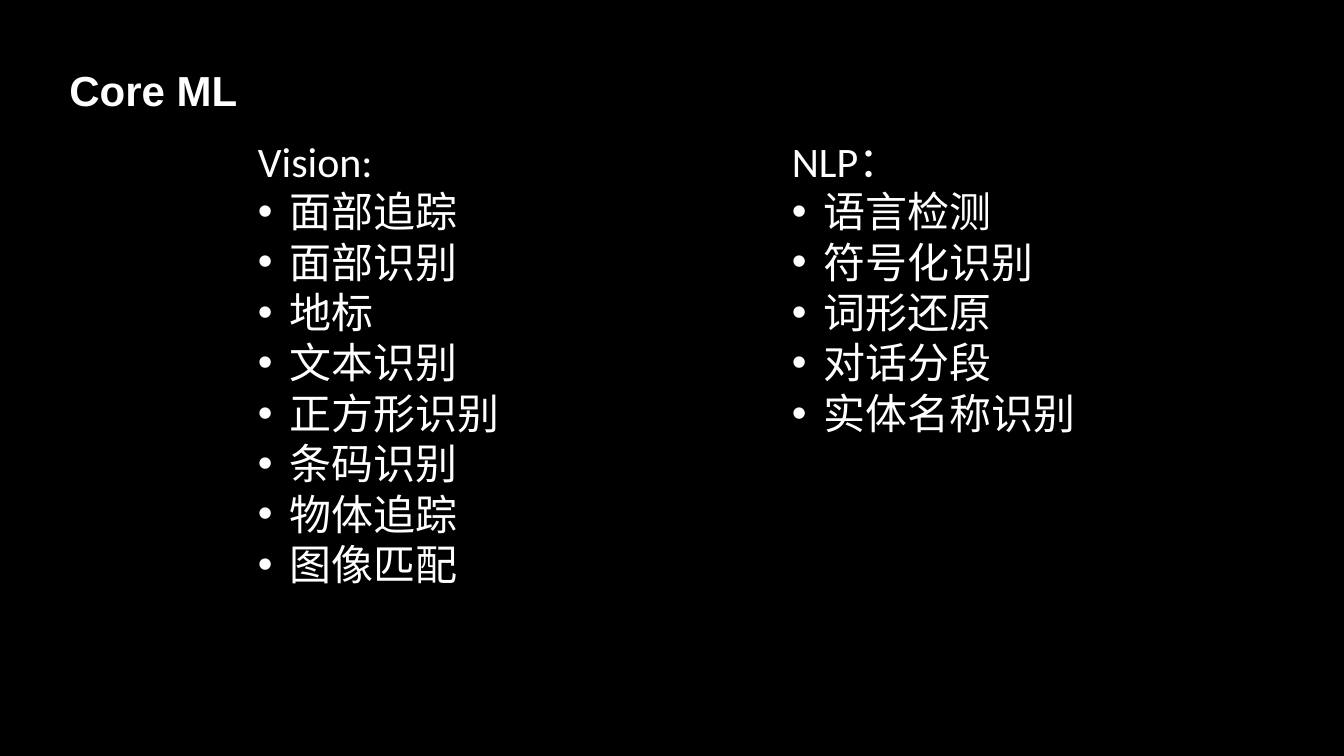
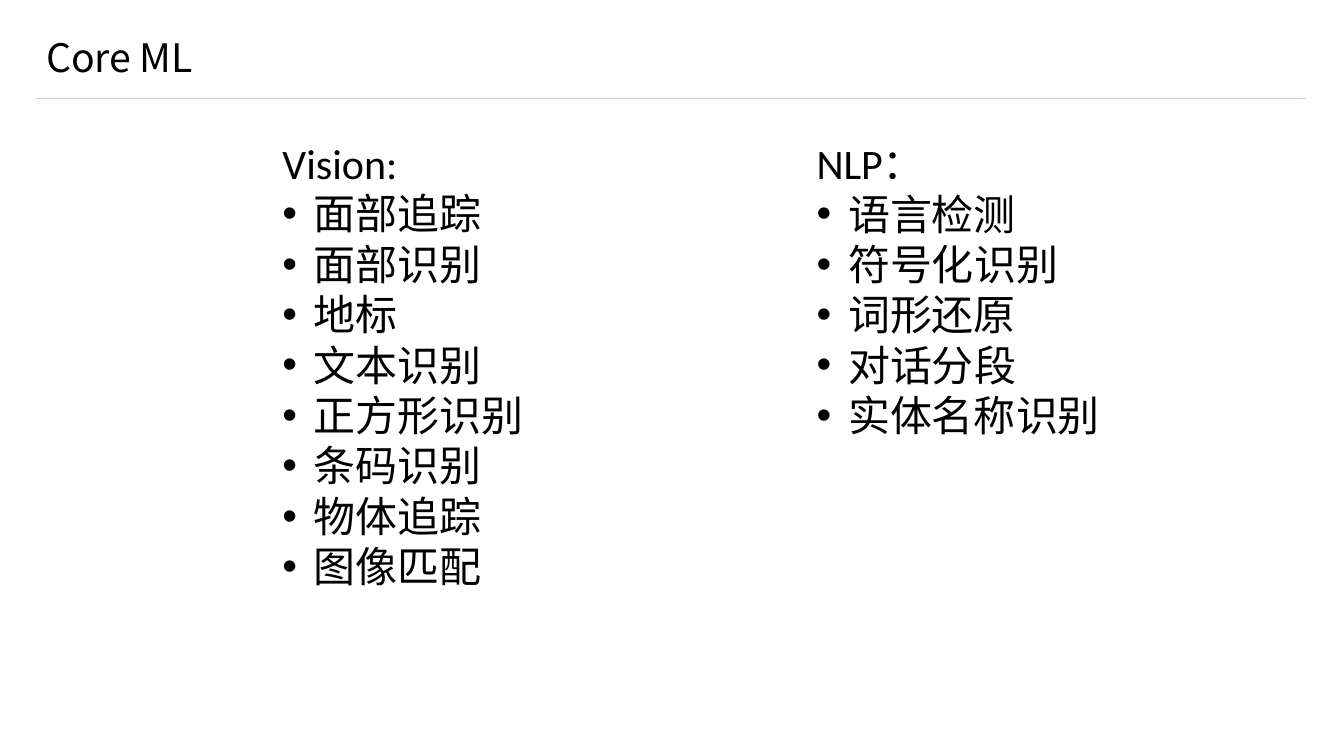
Before and after one commit to GuanyiLL/Study, a slide deck: slide 17 of Swift/CoreMLResearching/CoreML.pptx (slide 13 before the commit). Drawn at 1344x756 pixels with LibreOffice and Linux fonts; fonts in the diff are those of the drawing. Boxes give left, top, right and bottom in pixels: in the first picture for what was removed or moved away, otherwise in the second. Text is boxed around its words. In the diff, an @@ line names an element or a change of style, - is before the commit and + after.

```diff
--- a/Swift/CoreMLResearching/CoreML.pptx
+++ b/Swift/CoreMLResearching/CoreML.pptx
@@ background #000000 to #FFFFFF @@
@@ title "Core ML": place and size @@
-title "Core ML" at (69, 76, 238, 107)
+title "Core ML" at (46, 42, 193, 73)
@@ title "Core ML" at (46, 42, 193, 73): size 30 to 28 pt, font Arial to Noto Sans CJK SC, text colour #FFFFFF to #000000, bold off; line spacing 1 to 0.9; vertical alignment top to middle @@
@@ line added from (36, 99) to (1306, 99), #B5D2EC 0.5 pt @@
@@ text "Vision:": place and size @@
-text "Vision:" at (258, 148, 499, 584)
+text "Vision:" at (282, 150, 524, 586)
@@ text "Vision:" at (282, 150, 524, 586): text colour #FFFFFF to #000000 @@
@@ text "NLP：": place and size @@
-text "NLP：" at (792, 150, 1075, 433)
+text "NLP：" at (817, 152, 1100, 435)
@@ text "NLP：" at (817, 152, 1100, 435): text colour #FFFFFF to #000000 @@
```
Also in this commit, not shown: 13 other slides changed, 16 slides added, 10 slides removed.
